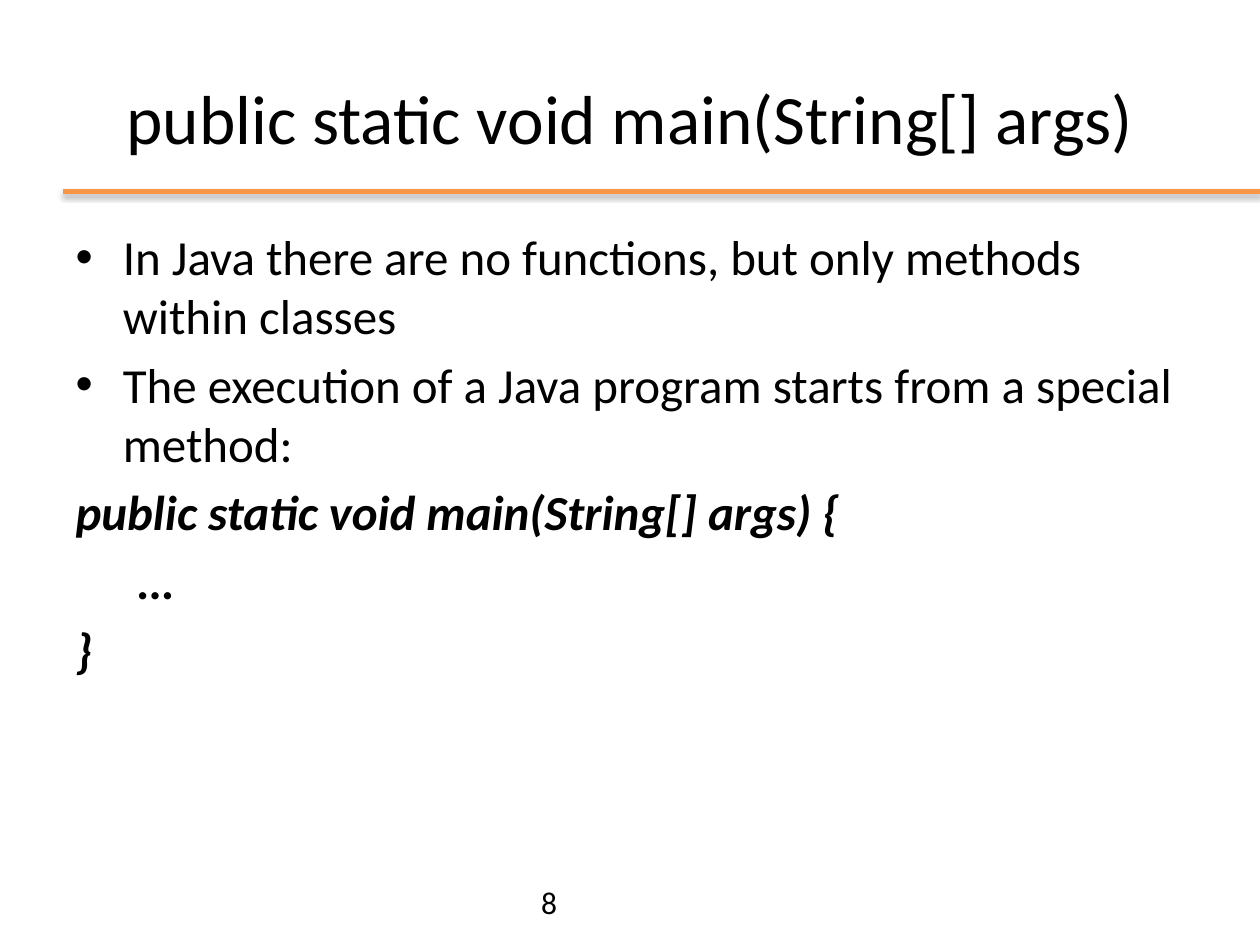
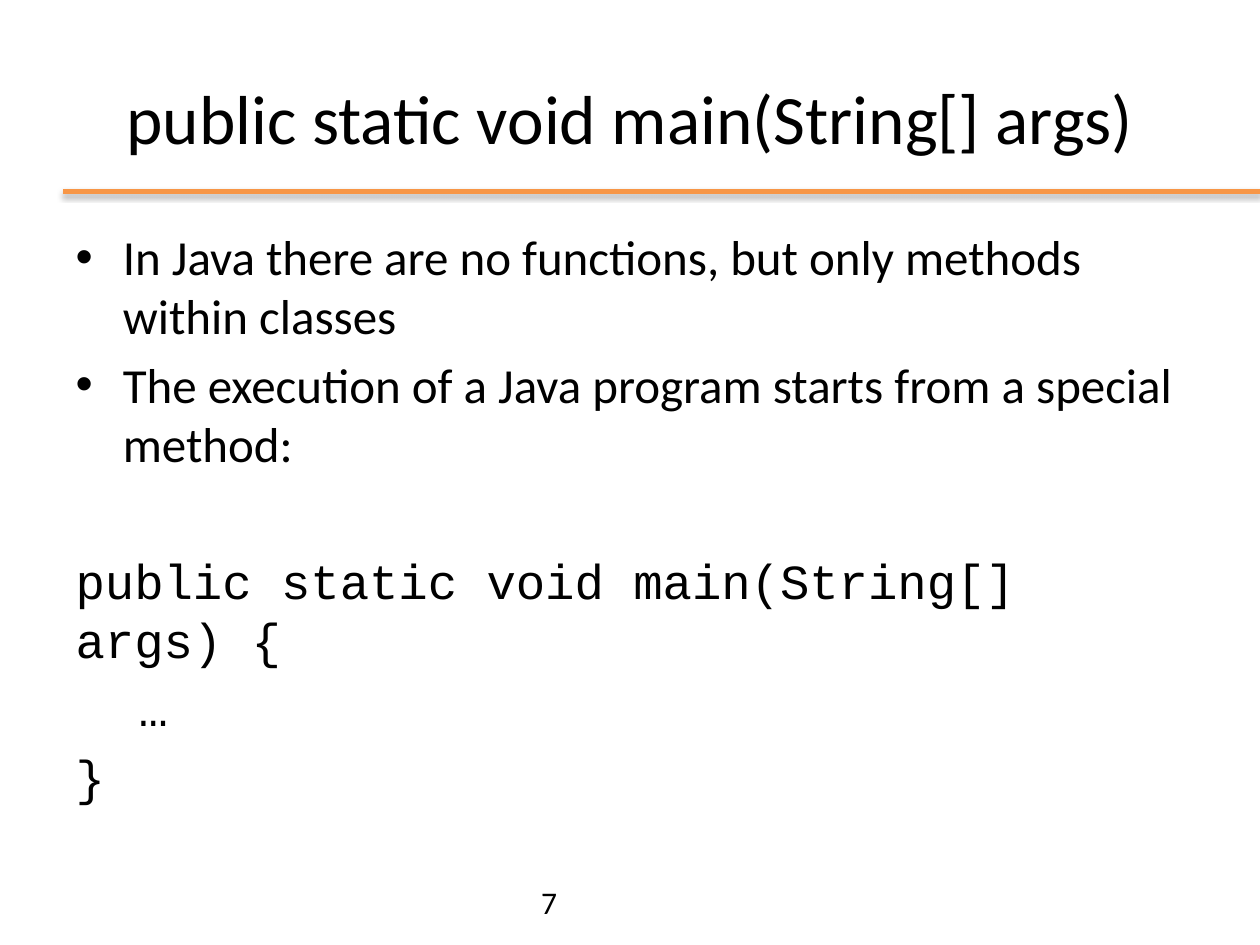
Before and after one commit to plctechnician/ooprogramming, a slide deck: slide 7 of java/slides/ppt/02 - Java Basics.pptx (slide 8 before the commit). Drawn at 1260x945 pixels with LibreOffice and Linux fonts; fonts in the diff are those of the drawing; background and template pictures are left out. Boxes give left, top, right and bottom in pixels: in the first picture for what was removed or moved away, otherwise in the second. Text is boxed around its words. In the diff, an @@ line names an element or a change of style, - is before the commit and + after.

```diff
--- a/java/slides/ppt/02 - Java Basics.pptx
+++ b/java/slides/ppt/02 - Java Basics.pptx
@@ text at (x1=76, y1=564, x2=1015, y2=669): font Calibri to Courier New, bold off, italic off in "public static void main(String[] args) {", "…", "}" @@
@@ page number at (x1=541, y1=893, x2=557, y2=914): text changed @@
-8
+7
```
Also in this commit, not shown: 13 other slides changed, 1 slide added, 2 slides removed, 1 other file.
